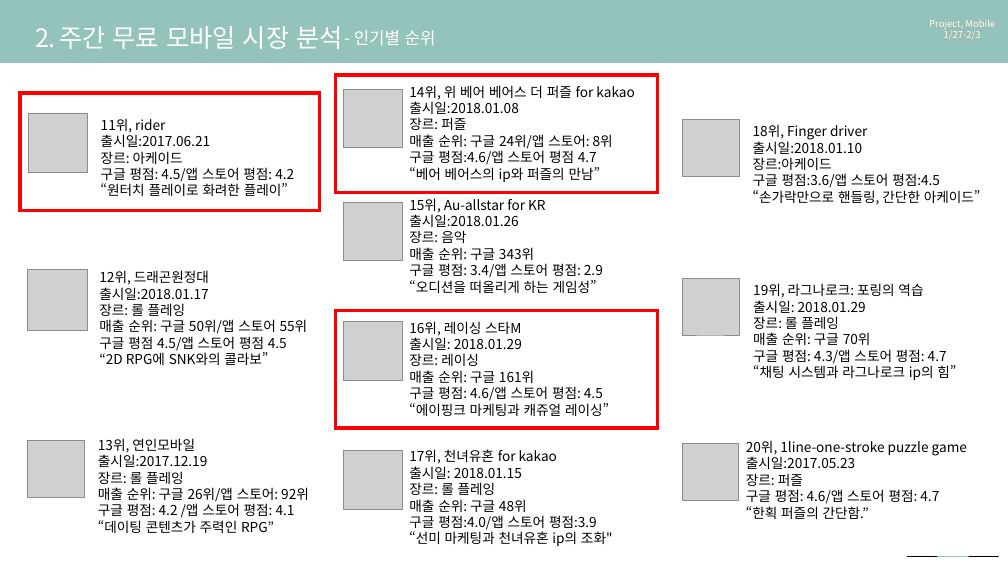
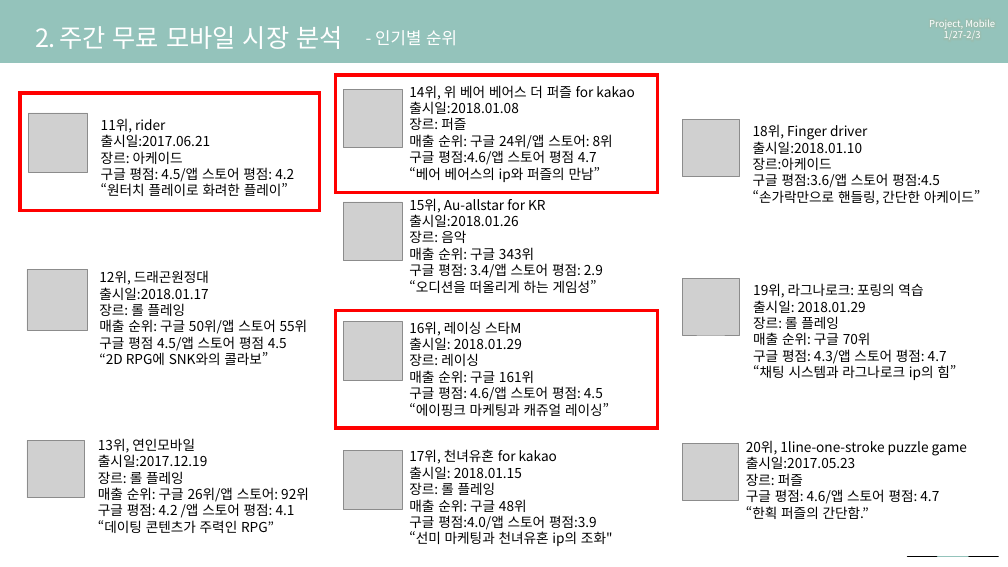
Before and after one commit to nohyunjil/portfolio, a slide deck: slide 8 of 모바일게임시장분석 _ cat hands/시장조사 1주차 _ cat hands 완성본.pptx. Drawn at 1008x567 pixels with LibreOffice and Linux fonts; fonts in the diff are those of the drawing; grey boxes stand for pictures; background and template pictures are left out. Boxes give left, top, right and bottom in pixels: in the first picture for what was removed or moved away, otherwise in the second. Text is boxed around its words. In the diff, an @@ line names an element or a change of style, - is before the commit and + after.

```diff
--- a/모바일게임시장분석 _ cat hands/시장조사 1주차 _ cat hands 완성본.pptx
+++ b/모바일게임시장분석 _ cat hands/시장조사 1주차 _ cat hands 완성본.pptx
@@ text "- 인기별 순위": place and size @@
-text "- 인기별 순위" at (354, 30, 436, 45)
+text "- 인기별 순위" at (375, 30, 457, 45)
```
Also in this commit, not shown: 13 other slides changed.
